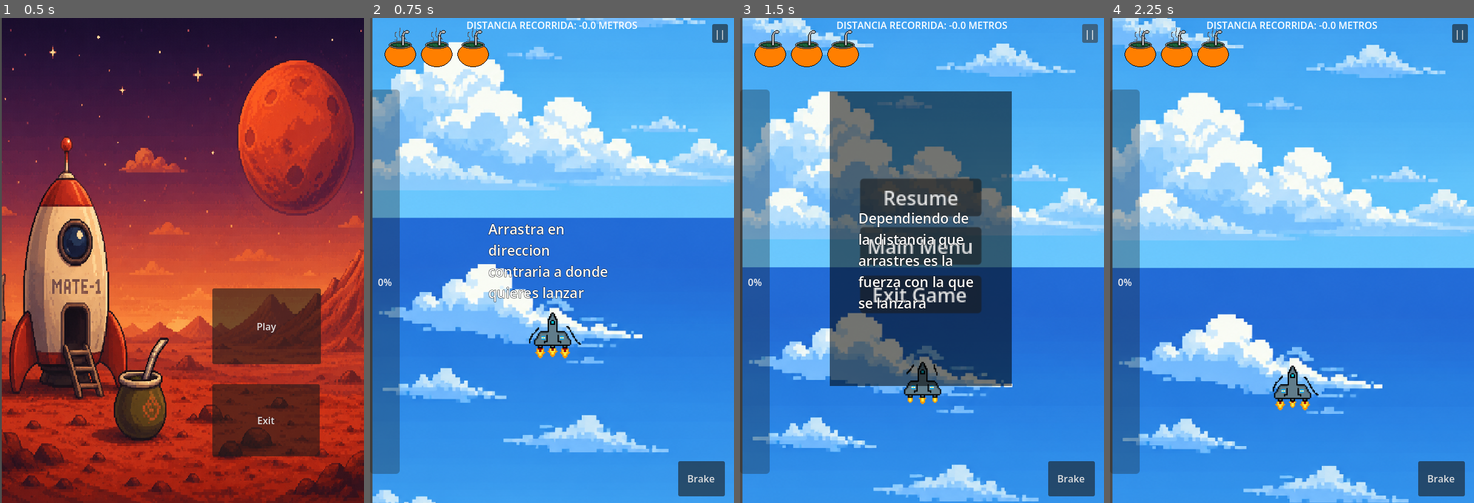
Above: before the commit, frames 1-4 (left to right).
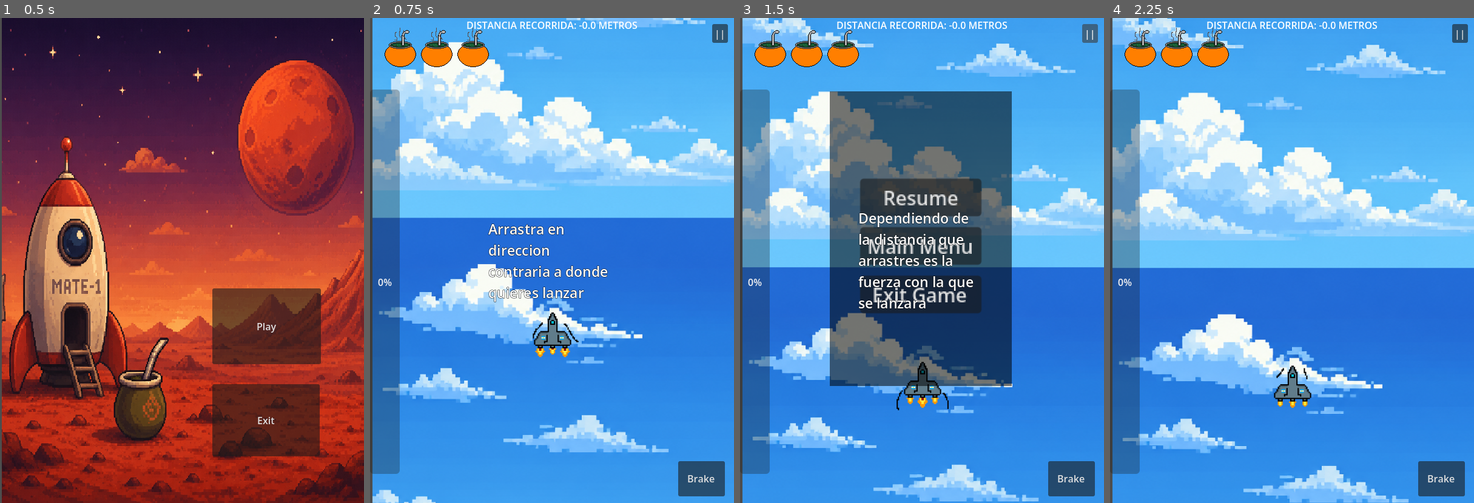
Above: after the commit, the same moments.

Repository: LaiunMiguel/Mate-en-Marte
Game: Godot game, scene res://Scenes/Menus/MenuPrincipal.tscn
Two runs of this game, one before a commit and one after it. Both use one fixed random seed, a clock stepped at 60 frames per second and the inputs below.
Inputs:
- Up to frame 1 (0.5 s): no input
- Up to frame 2 (0.75 s): click "Play" at 0.5 s
- Up to frame 3 (1.5 s): click "||" at 1.25 s
- Up to frame 4 (2.25 s): click "Resume" at 2 s

Frame 1 is identical in both runs. In frame 2, 0.1% of the frame differs, in the area x 43-58%, y 62-71%; in frame 3, 0.1%; in frame 4, 0.2%, in the area x 44-58%, y 72-81%.

Commit message:
Sonidos placeholder

Diff:
--- a/Scenes/Menus/GameScene.tscn
+++ b/Scenes/Menus/GameScene.tscn
@@ -14,6 +14,7 @@
 [ext_resource type="PackedScene" uid="uid://bgc6sbrhca31" path="res://Scenes/Obstacles/Alien.tscn" id="7_xa1i3"]
 [ext_resource type="PackedScene" uid="uid://uiaahtf8j42k" path="res://Scenes/Menus/Pause_Menu.tscn" id="10_n5qs1"]
 [ext_resource type="Shader" uid="uid://bokpkow4w5nr3" path="res://Shaders/GameScene.gdshader" id="11_axnfw"]
+[ext_resource type="AudioStream" uid="uid://suc74o5nvu6v" path="res://Assets/Sound/Orbital Coin Run.mp3" id="15_xbt34"]
 
 [sub_resource type="SegmentShape2D" id="SegmentShape2D_trn2v"]
 b = Vector2(600, 1)
@@ -91,6 +92,10 @@
 
 [node name="Player" parent="." unique_id=1050372350 instance=ExtResource("2_cm0pq")]
 process_mode = 1
+
+[node name="AudioStreamPlayer2D" type="AudioStreamPlayer2D" parent="Player" unique_id=346804109]
+stream = ExtResource("15_xbt34")
+autoplay = true
 
 [node name="OutOfArea" type="Area2D" parent="." unique_id=673634652]
 position = Vector2(1, 823)
--- a/Scenes/player/Player.gd
+++ b/Scenes/player/Player.gd
@@ -40,6 +40,13 @@
 #Distance
 var distance_traveled : float = 0;
 
+#Audio
+@onready var audio_stream_handler: AudioStreamPlayer2D = $AudioStreamHandler
+# AudioPreload
+const HIT_HURT := preload("res://Assets/Sound/hitHurt.wav")
+const JUMP := preload("res://Assets/Sound/jump.wav")
+const POWER_UP := preload("res://Assets/Sound/powerUp.wav")
+
 
 func _ready() -> void:
 	_distancia_traveled()
@@ -69,6 +76,8 @@
 	var power = drag_vector.length() / MAX_DRAGG_DISTANCE
 	var speed = power * MAX_SPEED
 	velocity = direction * speed
+	audio_stream_handler.stream = JUMP
+	audio_stream_handler.play()
 
 func _rotate_sprite(vector: Vector2):
 	var direction = -vector.normalized()
@@ -78,6 +87,8 @@
 	CURRENT_LIFE -= 1
 	emit_signal("player_hit")
 	animation_player.play("hit")
+	audio_stream_handler.stream = HIT_HURT
+	audio_stream_handler.play()
 	if CURRENT_LIFE == 0:
 		emit_signal("player_lose")
 
@@ -91,12 +102,20 @@
 func gain_life():
 	if CURRENT_LIFE < MAX_LIFE:
 		CURRENT_LIFE += 1
+		audio_stream_handler.stop()
+		audio_stream_handler.stream = POWER_UP
+		audio_stream_handler.play()
 		emit_signal("player_heal")
 
 func _set_invulnerable(boolean: bool):
 	animation_player.stop()
 	if (boolean):
 		animation_player.play("star")
+		audio_stream_handler.stop()
+		audio_stream_handler.stream = POWER_UP
+		audio_stream_handler.play()
+
+
 	else:
 		animation_player.play("default")
 
--- a/Scenes/player/Player.tscn
+++ b/Scenes/player/Player.tscn
@@ -234,6 +234,8 @@
 collision_mask = 13
 script = ExtResource("1_xhfnw")
 
+[node name="AudioStreamHandler" type="AudioStreamPlayer2D" parent="." unique_id=1141485772]
+
 [node name="animated_sprite" type="AnimatedSprite2D" parent="." unique_id=1804397377]
 modulate = Color(1.2742168, 1.0864638, 0.40462413, 1)
 texture_filter = 1
@@ -241,7 +243,6 @@
 scale = Vector2(2, 2)
 sprite_frames = SubResource("SpriteFrames_h8poa")
 autoplay = "default"
-frame_progress = 0.60109824
 
 [node name="CollisionShape2D" type="CollisionShape2D" parent="." unique_id=408917067]
 position = Vector2(0.5, -4.5)
--- a/project.godot
+++ b/project.godot
@@ -10,7 +10,7 @@
 
 [application]
 
-config/name="Prototype"
+config/name="Mate en Marte"
 run/main_scene="uid://b2hihdtpyy3ml"
 config/features=PackedStringArray("4.6", "Forward Plus")
 config/icon="res://icon.svg"
Not shown, added: Assets/Sound/Orbital Coin Run.mp3.import
Not shown, added: Assets/Sound/hitHurt.wav.import
Not shown, added: Assets/Sound/jump.wav.import
Not shown, added: Assets/Sound/powerUp.wav.import
Not shown, added: Assets/Sound/Orbital Coin Run.mp3
Not shown, added: Assets/Sound/hitHurt.wav
Not shown, added: Assets/Sound/jump.wav
Not shown, added: Assets/Sound/powerUp.wav
